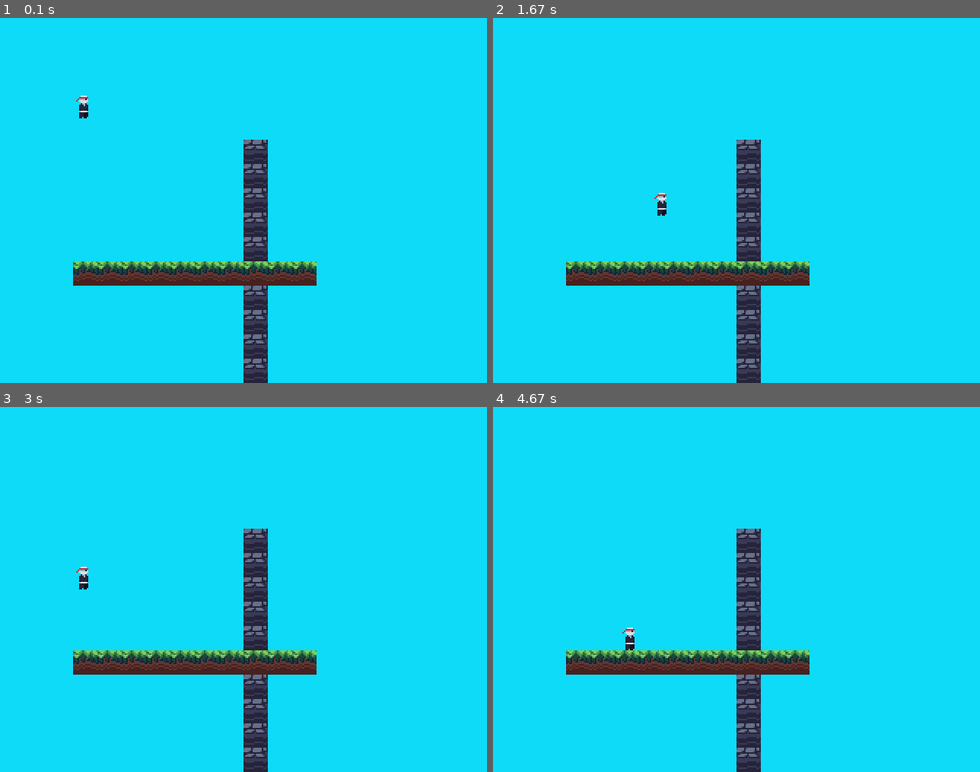
Above: before the commit, frames 1-4 (two rows, left to right).
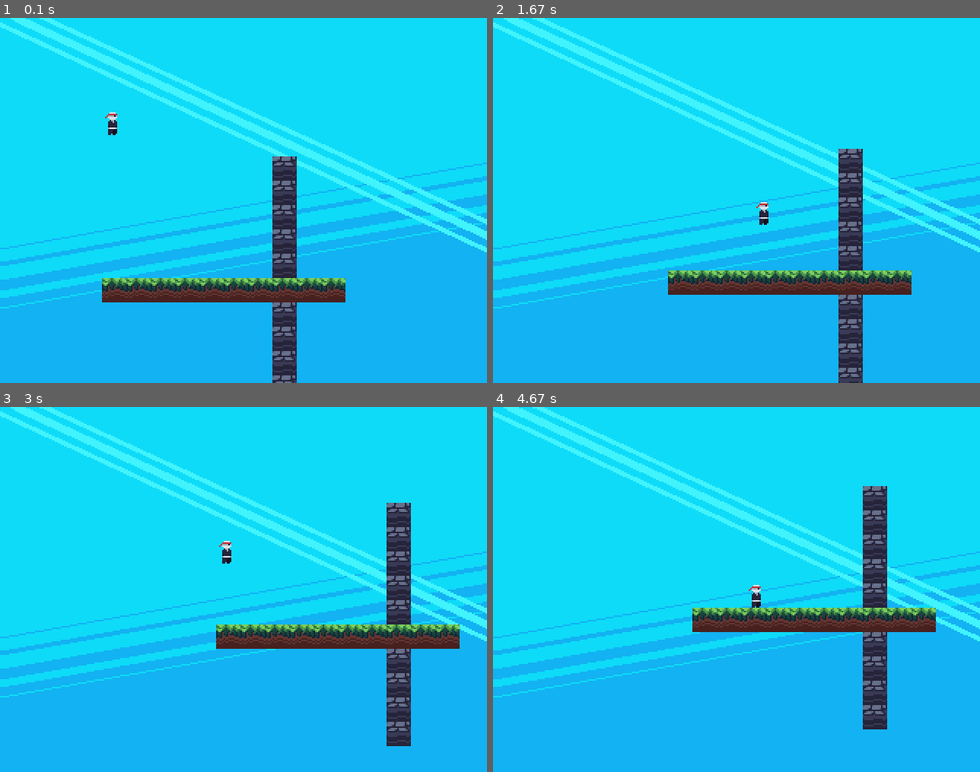
Above: after the commit, the same moments.

Repository: petesiharath/platformer_pygame
Game: pygame game, started from game.py
Two runs of this game, one before a commit and one after it. Both use one fixed random seed, a clock stepped at 60 frames per second and the inputs below.
Inputs:
- Up to frame 1 (0.1 s): no input
- Up to frame 2 (1.67 s): hold D 0.33-0.8 s; hold W 0.83-1.13 s; hold D 1.17-1.63 s
- Up to frame 3 (3 s): hold A 1.67-2.2 s; hold A 2.23-2.63 s; hold W from 2.67 s (still down)
- Up to frame 4 (4.67 s): release W at 3.03 s; hold D 3.07-3.7 s; hold A 3.73-4.2 s; hold D from 4.23 s (still down)

The runs differ from the first frame. In frame 1, 46% of the frame differs, in the area x 0-100%, y 0-100%; in frame 2, 46%; in frame 3, 47%; in frame 4, 48%.

Commit message:
camera scrolling added

Diff:
--- a/game.py
+++ b/game.py
@@ -37,12 +37,16 @@
     def run(self):
         while True:
 
-            self.display.fill((14, 219, 248))
+            self.display.blit(self.assets["background"], (0, 0))
 
-            self.tilemap.render(self.display, offset=self.scroll)
+            self.scroll[0] += (self.player.rect().centerx - self.display.get_width() / 2 - self.scroll[0]) / 30
+            self.scroll[1] += (self.player.rect().centery - self.display.get_height() / 2 - self.scroll[1]) / 30
+            render_scroll = (int(self.scroll[0]), int(self.scroll[1]))
+
+            self.tilemap.render(self.display, offset=render_scroll)
 
             self.player.update(self.tilemap, (self.playerMovement[1] - self.playerMovement[0], 0))
-            self.player.render(self.display, offset=self.scroll)
+            self.player.render(self.display, offset=render_scroll)
 
             for event in pygame.event.get():
                 if event.type == pygame.QUIT:
